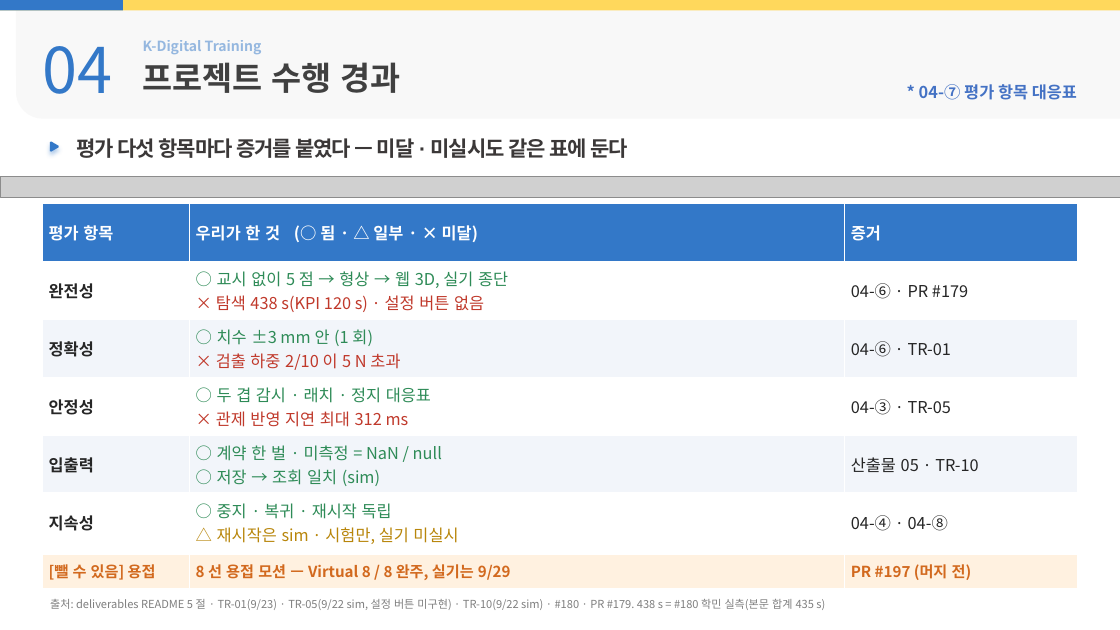
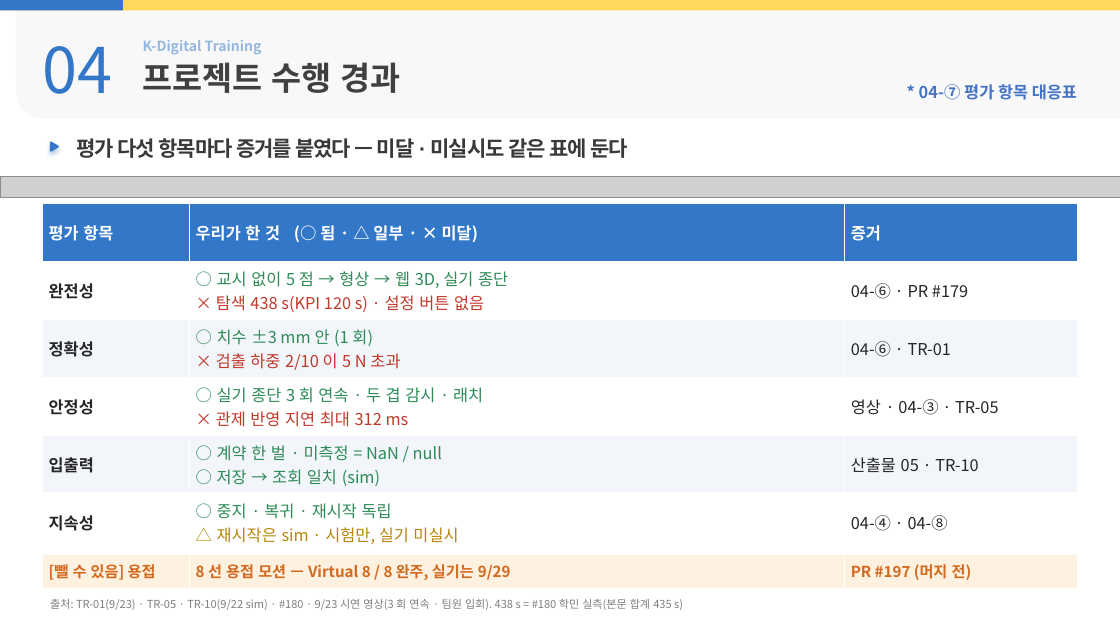
Before and after one commit to yujh5537/rokey_cobot1_Weld-Made, a slide deck: slide 14 of docs/presentation/slides-byeonghu.pptx. Drawn at 1120x630 pixels with LibreOffice and Linux fonts; fonts in the diff are those of the drawing; grey boxes stand for pictures; background and template pictures are left out. Boxes give left, top, right and bottom in pixels: in the first picture for what was removed or moved away, otherwise in the second. Text is boxed around its words. In the diff, an @@ line names an element or a change of style, - is before the commit and + after.

```diff
--- a/docs/presentation/slides-byeonghu.pptx
+++ b/docs/presentation/slides-byeonghu.pptx
@@ table at box(42, 203, 1078, 551) @@
-row 4, column 2: ○ 두 겹 감시 · 래치 · 정지 대응표 / × 관제 반영 지연 최대 312 ms
+row 4, column 2: ○ 실기 종단 3 회 연속 · 두 겹 감시 · 래치 / × 관제 반영 지연 최대 312 ms
-row 4, column 3: 04-③ · TR-05
+row 4, column 3: 영상 · 04-③ · TR-05
@@ text at box(50, 599, 683, 610): text changed @@
-출처: deliverables README 5 절 · TR-01(9/23) · TR-05(9/22 sim, 설정 버튼 미구현) · TR-10(9/22 sim) · #180 · PR #179. 438 s = #180 학민 실측(본문 합계 435 s)
+출처: TR-01(9/23) · TR-05 · TR-10(9/22 sim) · #180 · 9/23 시연 영상(3 회 연속 · 팀원 입회). 438 s = #180 학민 실측(본문 합계 435 s)
```
Also in this commit, not shown: 1 other slide changed, 32 other files.
